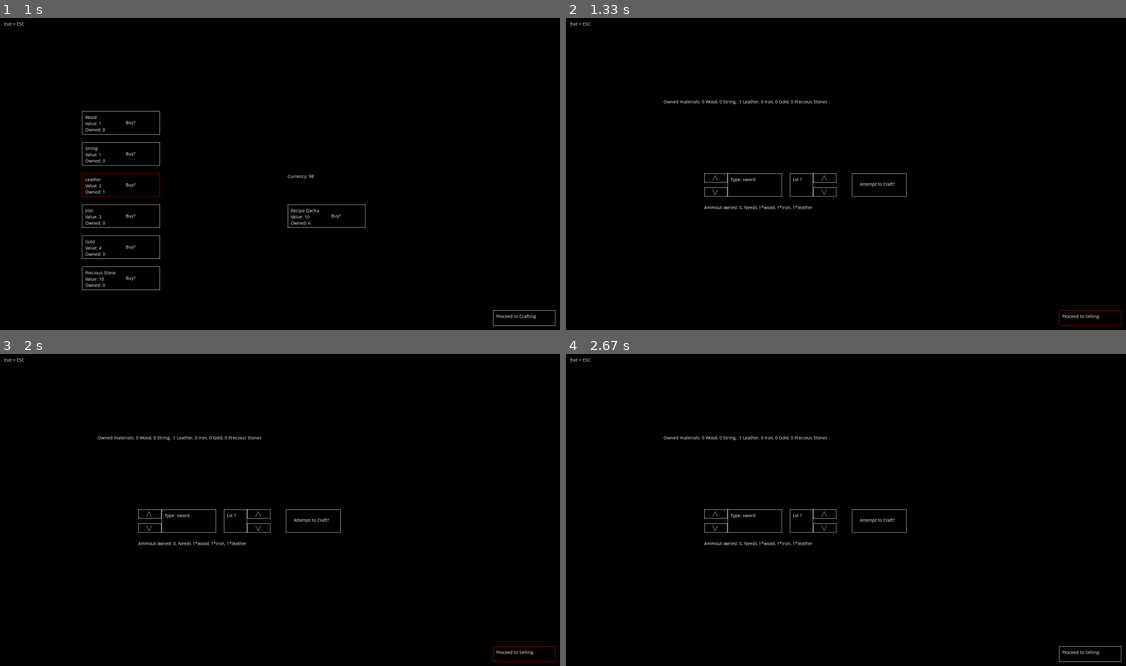
Above: before the commit, frames 1-4 (two rows, left to right).
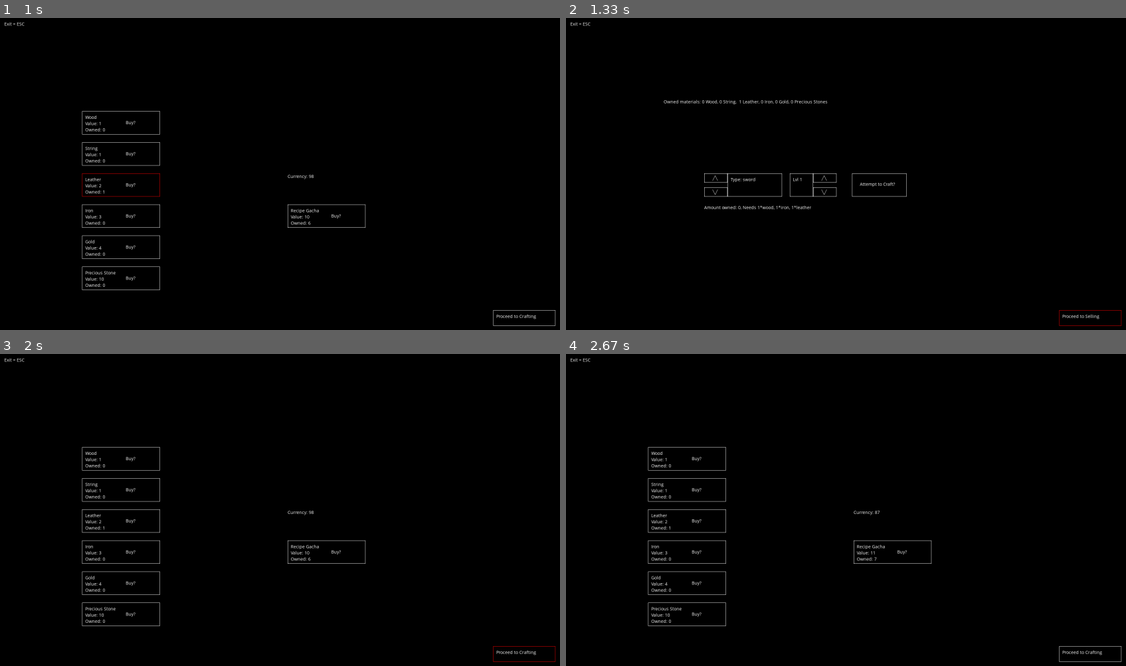
Above: after the commit, the same moments.

Repository: ArKynn/Fantasy-Battle-Defense-Dealer
Game: pygame game, started from Pygame_ui.py
Same seed, same stepped clock (60 frames per second), same inputs: the game is played once before the commit and once after it.
Inputs (mouse positions are in pixels of both pictures, inside the frame that each line leads up to):
- Up to frame 1 (1 s): click (285, 174) at 0.38 s; click (145, 177) at 0.72 s
- Up to frame 2 (1.33 s): click "Proceed to Crafting" at 1.05 s
- Up to frame 3 (2 s): click "Proceed to Selling" at 1.38 s; click (526, 653) at 1.72 s, where only the run after the commit has a clickable "Proceed to next day"
- Up to frame 4 (2.67 s): click (862, 544) at 2.05 s; click (834, 450) at 2.38 s

Frame 1 is identical in both runs. In frame 2, 0.1% of the frame differs, in the area x 25-45%, y 60-62%; in frame 3, 2.0%, in the area x 14-96%, y 26-97%; in frame 4, 2.0%.

Commit message:
Added alpha ver sellmenu

Diff:
--- a/Pygame_ui.py
+++ b/Pygame_ui.py
@@ -107,8 +107,7 @@
     "bow" : Items_and_Inventory.allbows,
     "helmet" : Items_and_Inventory.allhelmets,
     "chestplate" : Items_and_Inventory.allchestplates,
-    "greaves" : Items_and_Inventory.allgreaves,
-}
+    "greaves" : Items_and_Inventory.allgreaves}
 
     equipmenttypearea = pygame.Rect(displayx / 4 +75, displayy / 2, 175, 75)
     typeupbutton = pygame.Rect(displayx / 4, displayy / 2, 75, 30)
@@ -116,7 +115,6 @@
     equipmentlvlarea = pygame.Rect(displayx / 4 + 275, displayy / 2, 75, 75)
     lvlupbutton = pygame.Rect(displayx / 4 + 350, displayy / 2, 75, 30)
     lvldownbutton = pygame.Rect(displayx / 4 + 350, displayy / 2 + 45, 75, 30)
-    recipematerialarea = pygame.Rect(displayx / 4, displayy / 2 + 100, 250, 30)
     craftbutton =  pygame.Rect(displayx / 4 + 475, displayy / 2, 175, 75)
     gotosellbutton = pygame.Rect(displayx- 300, displayy - 100, 200, 50)
 
@@ -128,10 +126,6 @@
 
     equipmenttypeindex = 0
     equipmentlvlindex = 0
-
-    selectedequipmenttype = allequipmenttypes[equipmenttypeindex]
-    selectedequipmentlvl = allequipmentlvls[equipmentlvlindex]
-
 
     craftmenu = True
     while craftmenu == True:
@@ -165,7 +159,7 @@
             equipmentlvlindex += -1
 
         selecteditem = weapontypes[selectedequipmenttype][selectedequipmentlvl -1]
-        display.blit(font.render(f"Ammout owned: {selecteditem.count}, {selecteditem.recipe.description}", True, 'white'), (displayx / 4, displayy / 2 + 100))
+        display.blit(font.render(f"Amount owned: {selecteditem.count}, {selecteditem.recipe.description}", True, 'white'), (displayx / 4, displayy / 2 + 100))
 
         if selecteditem.recipe in Items_and_Inventory.OwnedRecipes:
             pygame.draw.rect(display, 'white', craftbutton, 1)
@@ -201,6 +195,98 @@
         pygame.display.flip()
         clock.tick(60)
 
+def sellmenu():
+    weapontypes = {
+    "sword" : Items_and_Inventory.allswords,
+    "hammer" : Items_and_Inventory.allhammers,
+    "bow" : Items_and_Inventory.allbows,
+    "helmet" : Items_and_Inventory.allhelmets,
+    "chestplate" : Items_and_Inventory.allchestplates,
+    "greaves" : Items_and_Inventory.allgreaves}
+
+    equipmenttypearea = pygame.Rect(displayx / 4 +75, displayy / 2, 175, 75)
+    typeupbutton = pygame.Rect(displayx / 4, displayy / 2, 75, 30)
+    typedownbutton = pygame.Rect(displayx / 4, displayy / 2 + 45, 75, 30)
+    equipmentlvlarea = pygame.Rect(displayx / 4 + 275, displayy / 2, 75, 75)
+    lvlupbutton = pygame.Rect(displayx / 4 + 350, displayy / 2, 75, 30)
+    lvldownbutton = pygame.Rect(displayx / 4 + 350, displayy / 2 + 45, 75, 30)
+    priceupbutton = pygame.Rect(displayx / 4 + 650, displayy / 2, 75, 30)
+    pricedownbutton = pygame.Rect(displayx / 4 + 650, displayy / 2 +45, 75, 30)
+    sellbutton =  pygame.Rect(displayx / 4 + 475, displayy / 2, 175, 75)
+    finishdaybutton = pygame.Rect(displayx- 300, displayy - 100, 200, 50)
+
+    allsellbuttons = (equipmenttypearea, typeupbutton, typedownbutton,
+                        equipmentlvlarea, lvlupbutton, lvldownbutton,
+                        priceupbutton, pricedownbutton)
+
+    equipmenttypeindex = 0
+    equipmentlvlindex = 0
+    modifiedsellprice = 0
+
+    allequipmenttypes = ("sword", "hammer", "bow", "helmet", "chestplate", "greaves")
+    allequipmentlvls = (1, 2, 3, 4)
+
+    sellmenu = True
+    while sellmenu == True:
+
+        selectedequipmenttype = allequipmenttypes[equipmenttypeindex]
+        selectedequipmentlvl = allequipmentlvls[equipmentlvlindex]
+
+        exitgamecheck()
+        display.fill('black')
+        display.blit(font.render("Exit = ESC", True, 'white'),[50,50])
+
+        display.blit(font.render(f"Type: {selectedequipmenttype}", True, 'white'), (equipmenttypearea[0] + 10, equipmenttypearea[1] + 10))
+        display.blit(font.render(f"Lvl {selectedequipmentlvl}", True, 'white'), (equipmentlvlarea[0] + 10, equipmentlvlarea[1] + 10))
+
+        for button in allsellbuttons:
+            pygame.draw.rect(display, 'white', button, 1)
+
+        pygame.draw.lines(display, 'white', False, [(displayx /4 +27, displayy /2 +23),(displayx /4 +35, displayy /2 + 7),(displayx /4 +43, displayy /2 +23)], 1)
+        pygame.draw.lines(display, 'white', False, [(displayx /4 +27, displayy /2 +52),(displayx /4 +35, displayy /2 + 68),(displayx /4 +43, displayy /2 +52)], 1)
+
+        pygame.draw.lines(display, 'white', False, [(displayx /4 +377, displayy /2 +23),(displayx /4 +385, displayy /2 + 7),(displayx /4 +393, displayy /2 +23)], 1)
+        pygame.draw.lines(display, 'white', False, [(displayx /4 +377, displayy /2 +52),(displayx /4 +385, displayy /2 + 68),(displayx /4 +393, displayy /2 +52)], 1)
+
+        pygame.draw.lines(display, 'white', False, [(displayx /4 +677, displayy /2 +23),(displayx /4 +685, displayy /2 + 7),(displayx /4 +693, displayy /2 +23)], 1)
+        pygame.draw.lines(display, 'white', False, [(displayx /4 +677, displayy /2 +52),(displayx /4 +685, displayy /2 + 68),(displayx /4 +693, displayy /2 +52)], 1)
+
+        if checkmousestate(typeupbutton) == True and equipmenttypeindex != 5:
+            equipmenttypeindex += 1
+        elif checkmousestate(typedownbutton) == True and equipmenttypeindex != 0:
+            equipmenttypeindex += -1
+        elif checkmousestate(lvlupbutton) == True and equipmentlvlindex != 3:
+            equipmentlvlindex += 1
+        elif checkmousestate(lvldownbutton) == True and equipmentlvlindex != 0:
+            equipmentlvlindex += -1
+        elif checkmousestate(priceupbutton) == True and modifiedsellprice != 99:
+            modifiedsellprice += 1
+        elif checkmousestate(pricedownbutton) == True and equipmentlvlindex != -selecteditem.value:
+            modifiedsellprice += -1
+
+        selecteditem = weapontypes[selectedequipmenttype][selectedequipmentlvl -1]
+        display.blit(font.render(f"Amount owned: {selecteditem.count}, Starting sell price: {selecteditem.value}", True, 'white'), (displayx / 4, displayy / 2 + 100))
+
+        if selecteditem.count > 0:
+            pygame.draw.rect(display, 'white', sellbutton, 1)
+            display.blit(font.render(f"Sell for {selecteditem.value + modifiedsellprice}", True, 'white'), (sellbutton[0] +25, sellbutton[1] +25))
+
+            if checkmousestate(sellbutton) == True:
+                pass #threshold + normal sell function
+
+        else:
+            display.blit(font.render(f"Item not Owned", True, 'white'), (sellbutton[0] +25, sellbutton[1] +25))
+
+        display.blit(font.render(f"Proceed to next day", True, 'white'), (finishdaybutton[0] + 10, finishdaybutton[1] + 10))
+        pygame.draw.rect(display, 'white', finishdaybutton, 1)
+        if checkmousestate(finishdaybutton) == True:
+            buymenu == False
+            break
+
+        pygame.display.flip()
+        clock.tick(60)
+        pass
+
 import pygame, sys, Items_and_Inventory, BuyCraftandSell, random
 from pygame.locals import *
 pygame.font.init()
@@ -226,5 +312,7 @@
 
         craftmenu()
 
+        sellmenu()
+
     pygame.display.flip()
     clock.tick(60)
